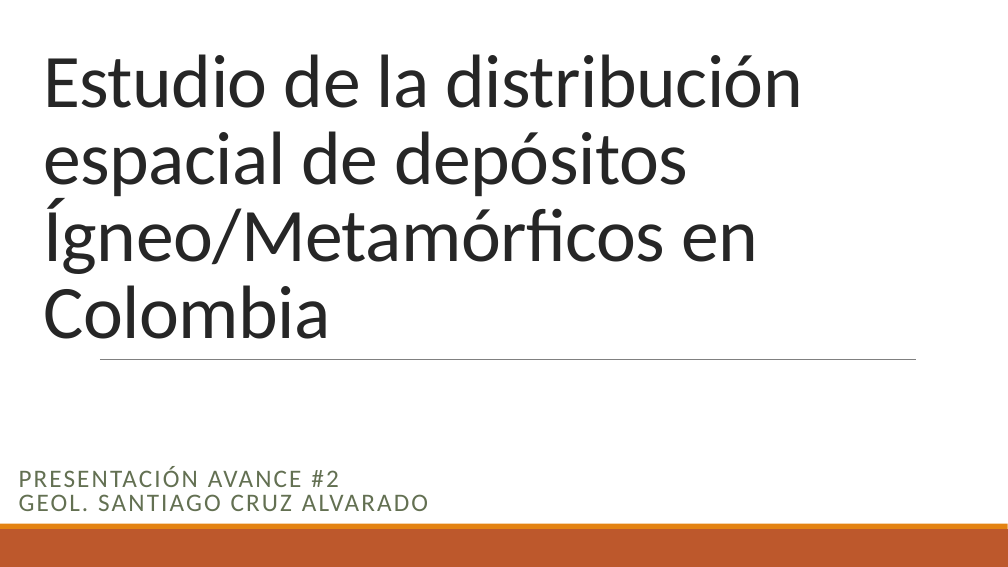
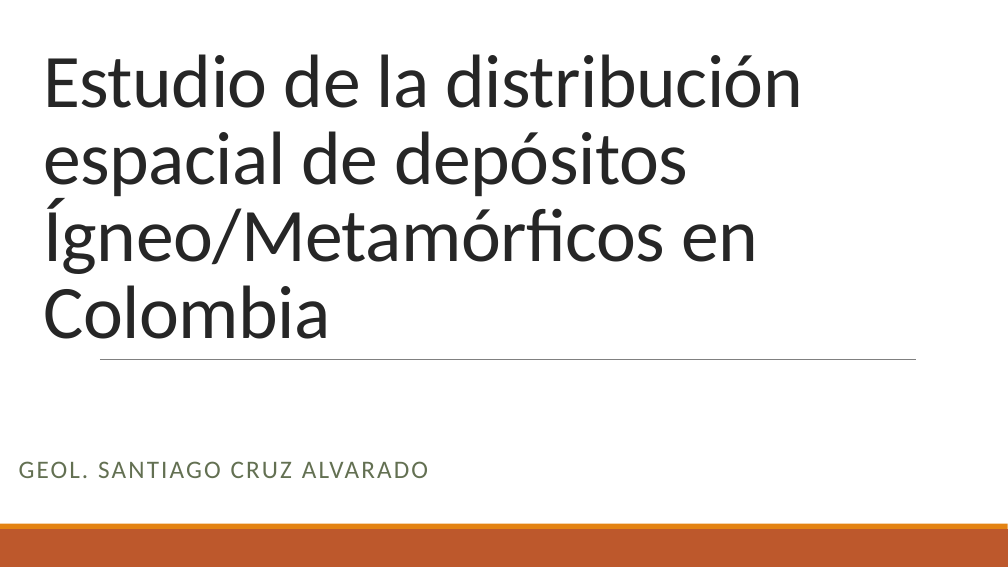
Before and after one commit to Santiagocruz97/AGE, a slide deck: slide 1 of Estudio de la distribución espacial de depósitos Ígneo.pptx. Drawn at 1008x567 pixels with LibreOffice and Linux fonts; fonts in the diff are those of the drawing. Boxes give left, top, right and bottom in pixels: in the first picture for what was removed or moved away, otherwise in the second. Text is boxed around its words. In the diff, an @@ line names an element or a change of style, - is before the commit and + after.

```diff
--- a/Estudio de la distribución espacial de depósitos Ígneo.pptx
+++ b/Estudio de la distribución espacial de depósitos Ígneo.pptx
@@ subtitle at <box>19,461,428,478</box>: text changed @@
-PRESENTACIÓN AVANCE #2
-GEOL. SANTIAGO CRUZ ALVARADO
+GEOL. SANTIAGO CRUZ ALVARADO
```
Also in this commit, not shown: 3 other slides changed, 18 slides added, 23 slides removed, 15 other files.
